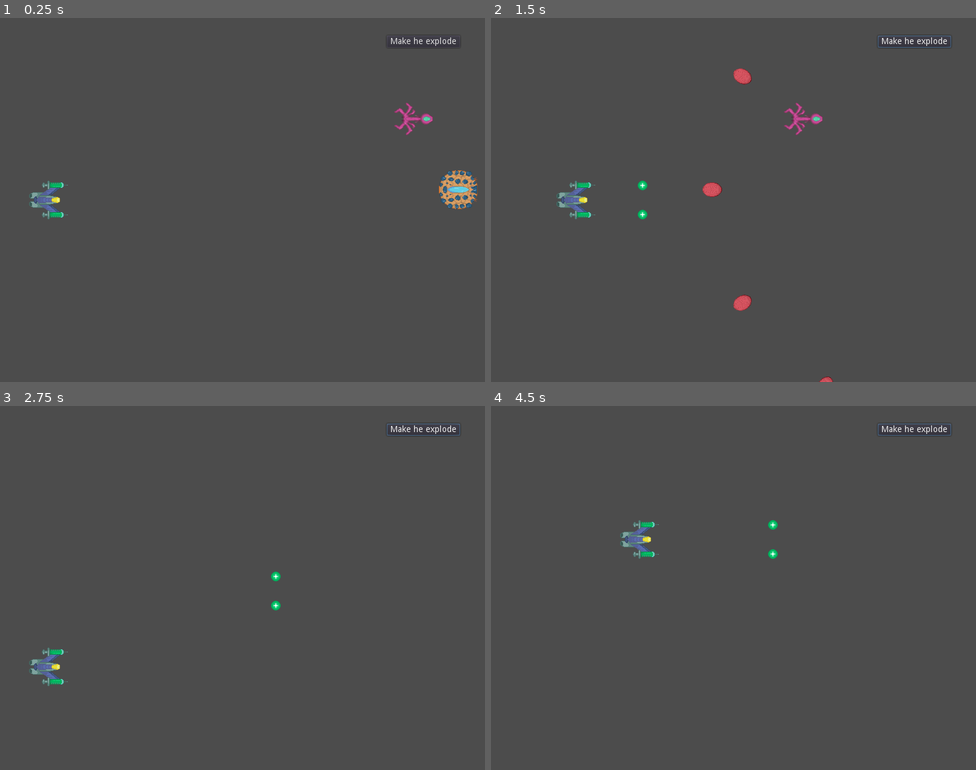
Above: before the commit, frames 1-4 (two rows, left to right).
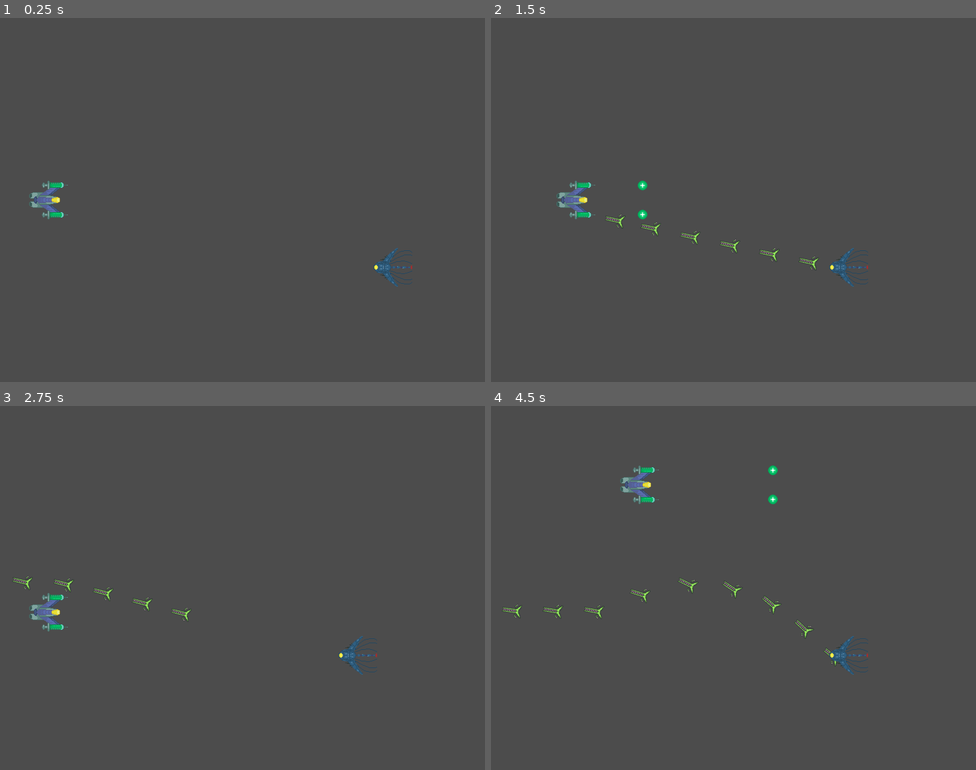
Above: after the commit, the same moments.

Repository: Yerdun/Pathogen
Game: Godot game, scene res://Assets/Scenes/Test Scenes/Enemy Tester.tscn
Two runs of this game, one before a commit and one after it. Both use one fixed random seed, a clock stepped at 60 frames per second and the inputs below. This scene is started directly instead of the project's main scene. Sound files missing from this copy of the repository are replaced by a short silence.
Inputs (mouse positions are in pixels of both pictures, inside the frame that each line leads up to):
- Up to frame 1 (0.25 s): no input
- Up to frame 2 (1.5 s): click (912, 39) at 0.5 s, where only the run before the commit has a clickable "Make he explode"; move the mouse to (840, 181) at 1.27 s; hold Right (ui_right) from 1.28 s (still down); hold Space (shoot) from 1.28 s (still down)
- Up to frame 3 (2.75 s): move the mouse to (145, 606) at 2.02 s; release Right (ui_right) at 2.03 s; release Space (shoot) at 2.03 s; hold Down (ui_down) from 2.03 s (still down); tap Shift (control_focus) at 2.1 s; tap Space (shoot) at 2.3 s
- Up to frame 4 (4.5 s): move the mouse to (782, 507) at 2.77 s; release Down (ui_down) at 2.78 s; hold Right (ui_right) 2.78-3.53 s; hold B (copy) 2.78-3.53 s; tap Space (shoot) at 3.05, 3.6 s; move the mouse to (709, 660) at 3.52 s; hold Up (ui_up) 3.53-4.28 s; move the mouse to (879, 642) at 4.27 s; hold Left (ui_left) from 4.28 s (still down); hold Space (shoot) from 4.28 s (still down)

The runs differ from the first frame. In frame 1, 1.3% of the frame differs, in the area x 77-99%, y 5-74%; in frame 2, 1.3%; in frame 3, 1.5%; in frame 4, 1.7%, in the area x 2-95%, y 4-74%.

Commit message:
Progress on Shooter enemy Everything done besides the charging towards the player at the end

Diff:
--- a/Assets/Scenes/Enemy/Bomb Enemy/Bomb Enemy.tscn
+++ b/Assets/Scenes/Enemy/Bomb Enemy/Bomb Enemy.tscn
@@ -8,7 +8,6 @@
 [node name="Bomb Enemy" instance=ExtResource( 1 )]
 linear_velocity = Vector2( -60, 0 )
 script = ExtResource( 3 )
-maxHP = 4
 copyAbility = "widebeam"
 bullet = ExtResource( 2 )
 explosionSound = ExtResource( 4 )
@@ -17,7 +16,7 @@
 rotation = -1.5708
 
 [node name="Explosion Timer" type="Timer" parent="." index="2"]
-wait_time = 5.0
+wait_time = 5.5
 one_shot = true
 autostart = true
 
--- a/Assets/Scenes/Enemy/Piercer Enemy/Piercer Enemy.gd
+++ b/Assets/Scenes/Enemy/Piercer Enemy/Piercer Enemy.gd
@@ -2,13 +2,13 @@
 
 
 # Declare member variables here. Examples:
-export var charge_speed = 500
+export var charge_speed = 660
 var _waitingToCharge = false
 
 
 # Called when the node enters the scene tree for the first time.
 func _ready():
-	$"Hitbox".shape.extents = Vector2(32,24)	# Hitbox better fits sprite
+	$"Hitbox".shape.extents = Vector2(32,22)	# Hitbox better fits sprite
 
 
 # Called every frame. 'delta' is the elapsed time since the previous frame.
--- a/Assets/Scenes/Enemy/Piercer Enemy/Piercer Enemy.tscn
+++ b/Assets/Scenes/Enemy/Piercer Enemy/Piercer Enemy.tscn
@@ -10,7 +10,7 @@
 linear_velocity = Vector2( -400, 0 )
 applied_force = Vector2( 480, 0 )
 script = ExtResource( 3 )
-maxHP = 4
+maxHP = 5
 copyAbility = "piercing"
 
 [node name="Sprite" parent="." index="1"]
@@ -18,7 +18,7 @@
 texture = ExtResource( 2 )
 
 [node name="Charge Timer" type="Timer" parent="." index="2"]
-wait_time = 0.5
+wait_time = 0.16
 one_shot = true
 
 [node name="Charge Sound" type="AudioStreamPlayer" parent="." index="4"]
--- a/Assets/Scenes/Enemy/Shooter Enemy/Shooter Enemy.gd
+++ b/Assets/Scenes/Enemy/Shooter Enemy/Shooter Enemy.gd
@@ -1,33 +1,46 @@
 extends "res://Assets/Scenes/Enemy/Basic Enemy/Enemy.gd"
 
+export (PackedScene) var bullet
+#export (AudioStream) var shotSound
 
-# Declare member variables here. Examples:
-# var a = 2
-# var b = "text"
+export var bulletsToShoot = 10
+var isShooting
 
 
 # Called when the node enters the scene tree for the first time.
 func _ready():
 	$"Hitbox".shape.extents = Vector2(32,24)	# Hitbox better fits sprite
+	isShooting = false	# Enemy starts off not shooting
 
-
-# Called every frame. 'delta' is the elapsed time since the previous frame.
-func _process(delta):
+func _physics_process(delta):
 	# Enemy starts out moving, opposite force slows it to a halt
 	if linear_velocity.x >= 0:	# When the force pushes it enough to move right
 		applied_force = Vector2.ZERO	# Stop the enemy (no force, no velocity)
 		linear_velocity.x = 0
+		if !isShooting:	# If the enemy is currently not shooting
+			_shoot(bulletsToShoot)	# Shoot at the player
 
-#		var look_vec = get_global_mouse_position() - global_position
-#		global_rotation = atan2(look_vec.y, look_vec.x)
-#		Pseudocode stub:
-#			Get direction of player at the current frame (may need to make its own function)
-#			Turn sprite in said direction (take half a second to do so)
-#			Instantiate bullet
-#			Turn it in said direction
-#			Set linear velocity of bullet to 400 (This has the effect of shooting bullets aimed at the player)
-#			Do this until ten bullets are fired
-#			Wait one second
-#			Move and rotate the enemy in the direction of the player
-#			Set speed to -500 (normalised in player direction) and force to 450
-#			(Then the process should start over)
+
+func _shoot(numBullets):
+	isShooting = true	# Set isShooting to true, so the enemy doesn't infinitely shoot
+
+	for i in numBullets: # Repeat this for each bullet
+		var newBullet = bullet.instance() # Instantiate bullet
+		newBullet.position = position - Vector2(28, 0)	# Bullets spawn from the yellow part of the sprite
+		var playerPosition = $"../Player".get_position()	# Get Player's position (this is a vector)
+
+		newBullet.direction = position.direction_to(playerPosition)	# Set bullet's direction to the angle towards player
+		newBullet.get_node("Sprite").rotation = position.angle_to_point(playerPosition)	# Rotate bullet to face player
+		newBullet.get_node("Hitbox").rotation = position.angle_to_point(playerPosition)	# Rotate bullet's hitbox accordingly
+
+		get_parent().add_child(newBullet)	# Spawn the bullet
+		$"Shooting Sound".play()	# Play the bullet shot sound
+		yield(get_tree().create_timer(0.16), "timeout")	# Wait 0.16 seconds between each shot
+
+	yield(get_tree().create_timer(0.75), "timeout")	# Wait 3/4 of a second after firing
+	var chargePosition = $"../Player".get_position()	# Need to get player position again, since this is out of the loop
+	mode = RigidBody2D.MODE_KINEMATIC
+	#linear_velocity = position.direction_to(chargePosition)
+	#linear_velocity.x = -660	# STUB: Intended to approach player at speed of -660, with a force 880 in the opposite direction to stop it
+	applied_force = Vector2(880, 0)
+	isShooting = false	# Set isShooting to false, so it can shoot again
--- a/Assets/Scenes/Enemy/Shooter Enemy/Shooter Enemy.tscn
+++ b/Assets/Scenes/Enemy/Shooter Enemy/Shooter Enemy.tscn
@@ -1,15 +1,22 @@
-[gd_scene load_steps=4 format=2]
+[gd_scene load_steps=6 format=2]
 
 [ext_resource path="res://Assets/Scenes/Enemy/Basic Enemy/Enemy.tscn" type="PackedScene" id=1]
 [ext_resource path="res://Assets/Sprites/Enemy/shooter_enemy.png" type="Texture" id=2]
 [ext_resource path="res://Assets/Scenes/Enemy/Shooter Enemy/Shooter Enemy.gd" type="Script" id=3]
+[ext_resource path="res://Assets/Sounds/Enemy Sounds/shooter_shoot.wav" type="AudioStream" id=4]
+[ext_resource path="res://Assets/Scenes/Bullet/Enemy Bullet/Enemy Long Bullet.tscn" type="PackedScene" id=5]
 
 [node name="Shooter Enemy" instance=ExtResource( 1 )]
-position = Vector2( 577, 307 )
-linear_velocity = Vector2( -500, 0 )
-applied_force = Vector2( 450, 0 )
+position = Vector2( 832, 313 )
+linear_velocity = Vector2( -660, 0 )
+applied_force = Vector2( 1150, 0 )
 script = ExtResource( 3 )
+maxHP = 6
+bullet = ExtResource( 5 )
 
 [node name="Sprite" parent="." index="1"]
 rotation = 1.5708
 texture = ExtResource( 2 )
+
+[node name="Shooting Sound" type="AudioStreamPlayer" parent="." index="4"]
+stream = ExtResource( 4 )
--- a/Assets/Scenes/Menus/Title.tscn
+++ b/Assets/Scenes/Menus/Title.tscn
@@ -22,7 +22,7 @@
 [node name="AnimatedSprite" type="AnimatedSprite" parent="."]
 position = Vector2( 400.763, 299.68 )
 frames = SubResource( 1 )
-frame = 1
+frame = 2
 playing = true
 
 [node name="TestLevelButton" type="Button" parent="."]
--- a/Assets/Scenes/Old Scenes/Enzo/Test_Scene.tscn
+++ b/Assets/Scenes/Old Scenes/Enzo/Test_Scene.tscn
@@ -3,7 +3,6 @@
 [ext_resource path="res://Assets/Scenes/Old Scenes/Enzo/Player.tscn" type="PackedScene" id=1]
 [ext_resource path="res://Assets/Scenes/Old Scenes/Enzo/pathogen.tscn" type="PackedScene" id=2]
 [ext_resource path="res://Assets/Scenes/Old Scenes/Enzo/Sprites/background.png" type="Texture" id=3]
-
 
 [node name="Test_Scene" type="Node2D"]
 
--- a/Assets/Scenes/Old Scenes/Enzo/pathogen.tscn
+++ b/Assets/Scenes/Old Scenes/Enzo/pathogen.tscn
@@ -2,7 +2,6 @@
 
 [ext_resource path="res://Assets/Scenes/Old Scenes/Enzo/Sprites/pathogen 1.png" type="Texture" id=1]
 [ext_resource path="res://Assets/Scenes/Old Scenes/Enzo/pathogen.gd" type="Script" id=2]
-
 
 [sub_resource type="CircleShape2D" id=1]
 
--- a/Assets/Scenes/Player/Player.gd
+++ b/Assets/Scenes/Player/Player.gd
@@ -66,4 +66,4 @@
 			$PlayerAnimation.play("default")	# Return to default animation
 			is_dead = false	# Change is_dead to false to regain control
 		else:	# Game over routine
-			get_tree().change_scene("res://Assets/Scenes/Test Scenes/Game Over.tscn")
+			get_tree().change_scene("res://Assets/Scenes/Menus/Game Over.tscn")
--- a/Assets/Scenes/Player/Player.tscn
+++ b/Assets/Scenes/Player/Player.tscn
@@ -47,7 +47,9 @@
 [sub_resource type="RectangleShape2D" id=3]
 extents = Vector2( 12, 12 )
 
-[node name="Player" type="Area2D"]
+[node name="Player" type="Area2D" groups=[
+"player",
+]]
 position = Vector2( 80, 300 )
 script = ExtResource( 2 )
 __meta__ = {
--- a/Assets/Scenes/Test Scenes/Enemy Tester.tscn
+++ b/Assets/Scenes/Test Scenes/Enemy Tester.tscn
@@ -1,30 +1,13 @@
-[gd_scene load_steps=5 format=2]
+[gd_scene load_steps=4 format=2]
 
-[ext_resource path="res://Assets/Scenes/Enemy/Bomb Enemy/Bomb Enemy.tscn" type="PackedScene" id=1]
 [ext_resource path="res://Assets/Scenes/Test Scenes/Enemy Tester.gd" type="Script" id=2]
-[ext_resource path="res://Assets/Scenes/Enemy/Piercer Enemy/Piercer Enemy.tscn" type="PackedScene" id=3]
 [ext_resource path="res://Assets/Scenes/Player/Player.tscn" type="PackedScene" id=4]
+[ext_resource path="res://Assets/Scenes/Enemy/Shooter Enemy/Shooter Enemy.tscn" type="PackedScene" id=5]
 
 [node name="Node" type="Node"]
 script = ExtResource( 2 )
 
-[node name="Bomb Enemy" parent="." instance=ExtResource( 1 )]
-position = Vector2( 770.23, 282.877 )
-z_index = 0
-
-[node name="Button" type="Button" parent="."]
-margin_left = 637.797
-margin_top = 28.6055
-margin_right = 758.797
-margin_bottom = 48.6055
-text = "Make he explode"
-__meta__ = {
-"_edit_use_anchors_": false
-}
-
-[node name="Enemy" parent="." instance=ExtResource( 3 )]
-position = Vector2( 760.695, 166.336 )
+[node name="Shooter Enemy" parent="." instance=ExtResource( 5 )]
+position = Vector2( 767, 411 )
 
 [node name="Player" parent="." instance=ExtResource( 4 )]
-
-[connection signal="pressed" from="Button" to="." method="_on_Button_pressed"]
